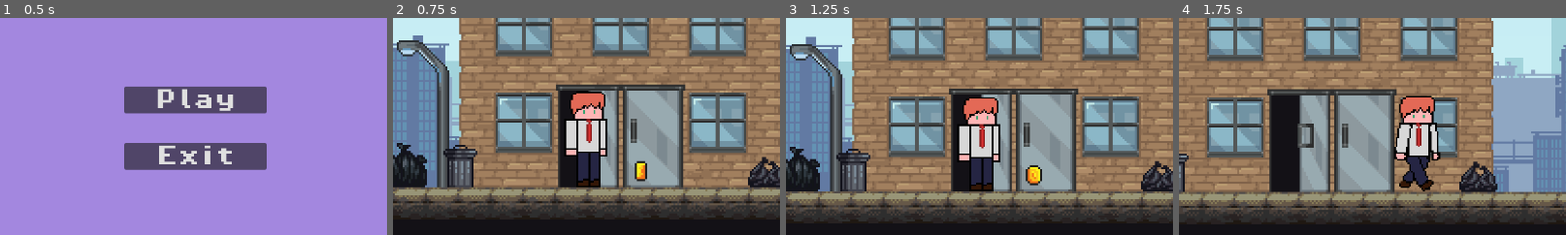
Above: before the commit, frames 1-4 (left to right).
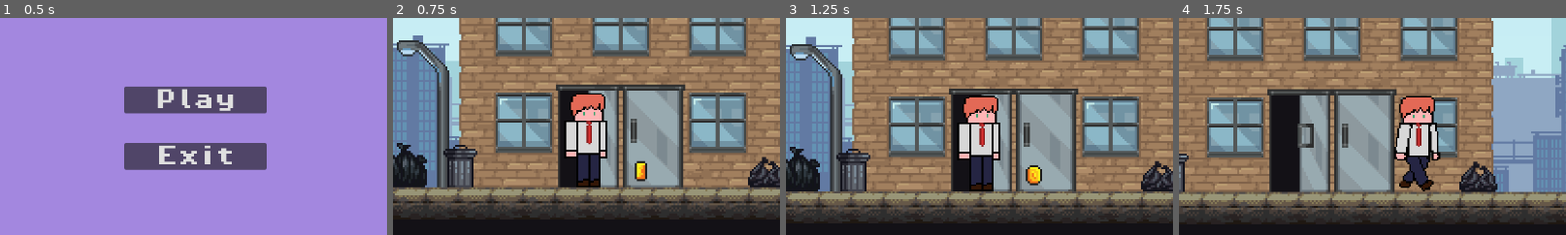
Above: after the commit, the same moments.

Repository: naziae23/brackeys-game-jam-2026
Game: Godot game, scene res://scenes/menus/main_menu.tscn
The game is run twice, just before and just after one commit, with the same random seed, the same clock (stepped at 60 frames per second) and the same inputs.
Inputs:
- Up to frame 1 (0.5 s): no input
- Up to frame 2 (0.75 s): click "Play" at 0.5 s
- Up to frame 3 (1.25 s): no input
- Up to frame 4 (1.75 s): hold D (move_right) from 1.28 s (still down); hold Shift (glide) from 1.28 s (still down); tap Space (dash) at 1.35 s; tap W (move_up) at 1.52 s
The pictures show only the part of the screen within x 25-75%, y 40-90%; the shares and areas given below are measured in that part.

Frame 1 is identical in both runs. In frame 2, 0.7% of the frame differs, in the area x 44-56%, y 33-65%; in frame 3, 0.7%; in frame 4, nothing differs.

Commit message:
added glide in animatedsprite

Diff:
--- a/scenes/player.tscn
+++ b/scenes/player.tscn
@@ -23,6 +23,10 @@
 [sub_resource type="AtlasTexture" id="AtlasTexture_l71n6"]
 atlas = ExtResource("3_qhqgy")
 region = Rect2(0, 256, 64, 64)
+
+[sub_resource type="AtlasTexture" id="AtlasTexture_g2els"]
+atlas = ExtResource("3_qhqgy")
+region = Rect2(128, 256, 64, 64)
 
 [sub_resource type="AtlasTexture" id="AtlasTexture_60mlk"]
 atlas = ExtResource("3_qhqgy")
@@ -80,6 +84,14 @@
 "loop": true,
 "name": &"dash",
 "speed": 6.0
+}, {
+"frames": [{
+"duration": 1.0,
+"texture": SubResource("AtlasTexture_g2els")
+}],
+"loop": true,
+"name": &"glide",
+"speed": 5.0
 }, {
 "frames": [{
 "duration": 0.7,
@@ -165,8 +177,9 @@
 
 [node name="AnimatedSprite2D" type="AnimatedSprite2D" parent="." unique_id=526876156]
 sprite_frames = SubResource("SpriteFrames_nsdob")
-animation = &"dash"
+animation = &"idle"
 autoplay = "idle"
+frame_progress = 0.7321219
 
 [node name="CollisionShape2D" type="CollisionShape2D" parent="." unique_id=131047537]
 position = Vector2(-1.5, -0.25)
